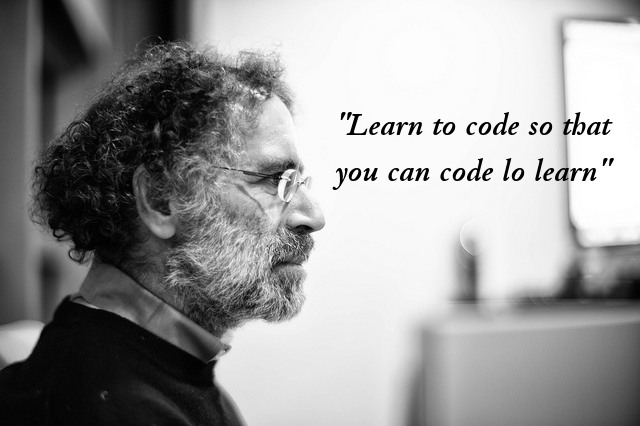
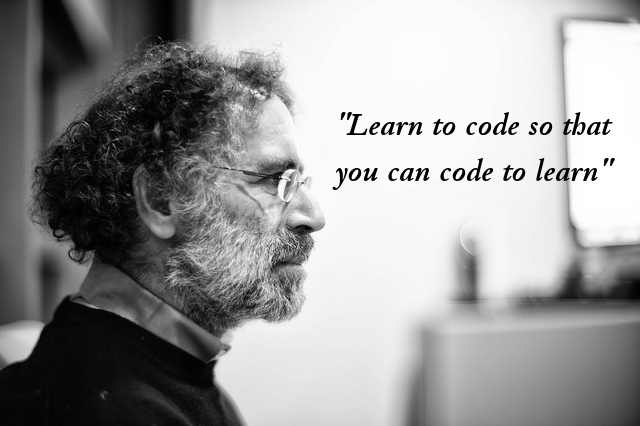
Comparing the layer stacks of the two w=640, h=426 images. Changes:
painted on "'Learn to code so that you can..." over [503, 158, 615, 181]
